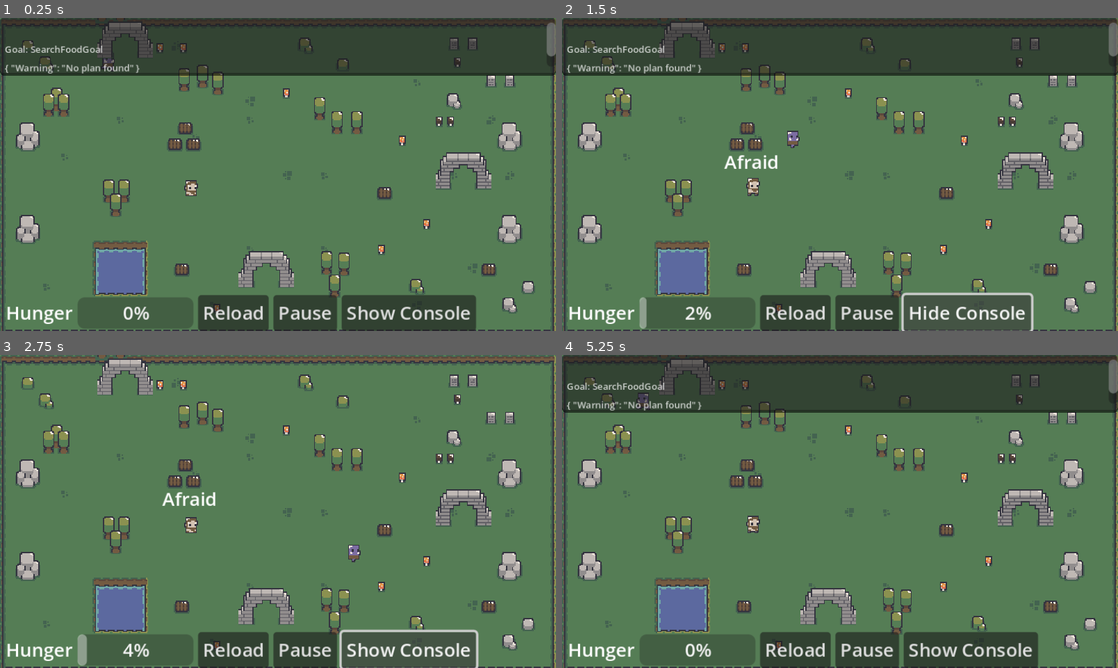
Above: before the commit, frames 1-4 (two rows, left to right).
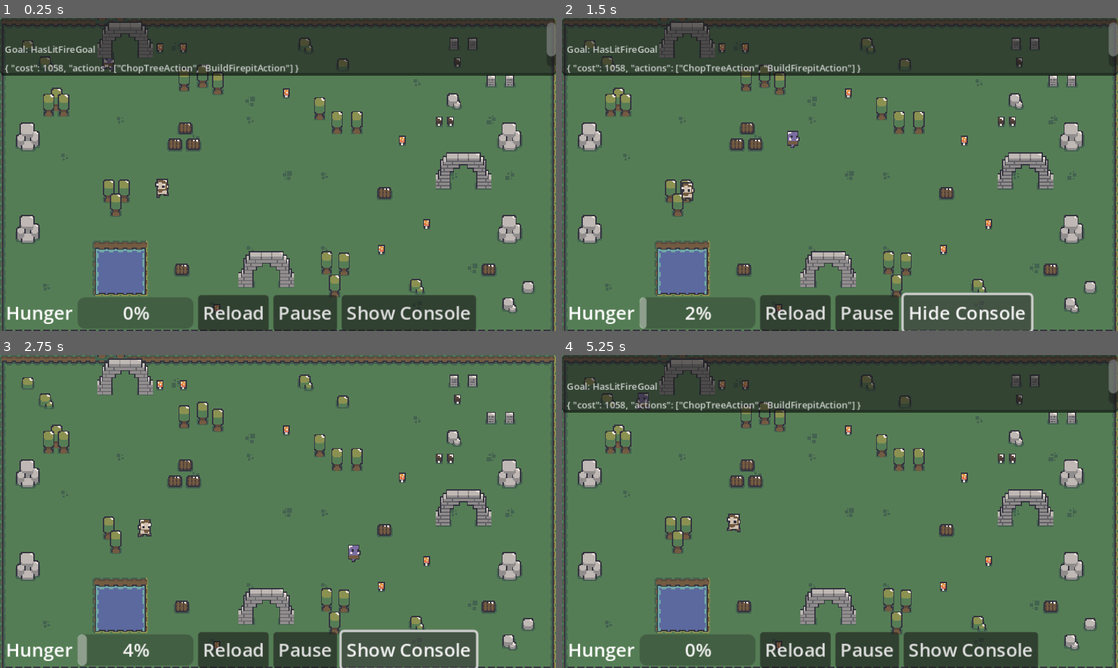
Above: after the commit, the same moments.

Repository: scagliolaluca/Godot2DGoalOrientedActionPlanning
Game: Godot game, scene res://scenes/main.tscn
Two runs of this game, one before a commit and one after it. Both use one fixed random seed, a clock stepped at 60 frames per second and the inputs below.
Inputs:
- Up to frame 1 (0.25 s): no input
- Up to frame 2 (1.5 s): click "Show Console" at 0.5 s; click "Show Console" at 1.25 s
- Up to frame 3 (2.75 s): click "Hide Console" at 2 s
- Up to frame 4 (5.25 s): click "Show Console" at 2.75 s; click "Hide Console" at 3.5 s; click "Reload" at 5 s

The runs differ from the first frame. In frame 1, 1.1% of the frame differs, in the area x 2-54%, y 8-58%; in frame 2, 1.3%, in the area x 2-54%, y 8-59%; in frame 3, 0.6%; in frame 4, 1.1%.

Commit message:
Fixed bugs in action_planner --> works now, Made use of Blackboard, started optimizing prioritys (hunger_value is priority for eating, rest must be adapted to it)

Diff:
--- a/goap/action_planner.gd
+++ b/goap/action_planner.gd
@@ -52,6 +52,7 @@
 			"desired_states": desired_state,
 		}
 	if _build_plans(tree, blackboard):
+
 		return _get_cheapest_plan(_transform_tree_into_array(tree, blackboard))
 	else:
 		WorldState.console_message({"Warning": "No plan found"})
@@ -104,12 +105,38 @@
 						conditions.erase(effect)
 						conditions.merge(action.get_preconditions())
 						if conditions != {}:
-							var next_step ={
-								"action": action,
-								"children": [],
-								"desired_states": conditions
-							}
-							step.children.append(_build_plans(next_step, blackboard))
+
+							#var next_step ={
+							#	"action": action,
+							#	"children": [],
+							#	"desired_states": conditions
+							#	}
+							#valid_plan = true
+							#step.children.append(_build_plans(next_step, blackboard))
+
+							#LucaTEST:
+							for condition in conditions:
+								if WorldState.get_state(condition) == conditions[condition]:
+									var final_step ={
+									"action": action,
+									"children": [],
+									"desired_states": {}
+									}
+
+									#valid_plan = true
+									step.children.append(final_step)
+									valid_plan = true
+								else:
+									var next_step ={
+										"action": action,
+										"children": [],
+										"desired_states": conditions
+										}
+									valid_plan = true
+									if _build_plans(next_step, blackboard):
+										step.children.append(next_step)
+
+
 						else:
 							var final_step ={
 									"action": action,
@@ -118,7 +145,10 @@
 								}
 							step.children.append(final_step)
 							valid_plan = true
+
 	return valid_plan
+	#if valid_plan == true:
+	#	return step
 
 #	var valid_plan = false
 #	#go through all actions and check if they have the d esired effect
--- a/goap/actions/buildFire.gd
+++ b/goap/actions/buildFire.gd
@@ -14,6 +14,7 @@
 		actor.get_parent().add_child(firepit)
 		firepit.position = closest.position
 		WorldState.set_state("has_wood", false)
+		WorldState.set_state("has_firepit", true)
 		return true
 	else:
 		#too far away, need to go to location first
--- a/goap/actions/chop_tree.gd
+++ b/goap/actions/chop_tree.gd
@@ -5,7 +5,13 @@
 func get_clazz(): return "ChopTreeAction"
 
 func get_preconditions():
+	var _has_wood = WorldState.get_state("has_wood")
+	if _has_wood == null:
+		_has_wood = false
+		WorldState.set_state("has_wood", _has_wood)
+
 	return {"has_wood":false}
+
 func get_effects():
 	return {"has_wood":true}
 
@@ -16,7 +22,7 @@
 	#What cost does looking for and chopping a tree have?
 	#return 6
 	#how about the distance to it, capped at a certain point
-	var someTree = WorldState.get_closest_element("tree", _blackboard)
+	var someTree = WorldState.get_closest_element("tree", _blackboard) #reference in function has to be the player
 	if someTree:
 		return max(someTree.position.distance_to(_blackboard.position),10)
 	else:
--- a/goap/actions/collect_mushroom.gd
+++ b/goap/actions/collect_mushroom.gd
@@ -57,5 +57,5 @@
 		#return true
 
 		#use this for food_state = bool
-		WorldState.set_state("has_food", 1)
+		WorldState.set_state("has_food", true)
 		return true
--- a/goap/actions/eat.gd
+++ b/goap/actions/eat.gd
@@ -14,7 +14,11 @@
 func is_valid() -> bool:
 	var food_state = WorldState.get_state("has_food")
 	if not food_state: # same as: food_state == null or food_state == 0:
-		WorldState.set_state("has_food", 0)
+		# for has_food = int: WorldState.set_state("has_food", 0)
+
+		#for has_food = bool:
+		WorldState.set_state("has_food", false)
+
 		return false
 	return true
 
@@ -41,7 +45,7 @@
 	#return {"has_food": -1, "hunger": (WorldState.get_state("hunger") - 30)} #need to acces the mushroom nutrition
 
 	#use this for has_food = bool
-	return {"has_food": false, "hunger": (WorldState.get_state("hunger") - 30)}
+	return {"has_food": false, "is_hungry": false}
 
 #return true, if food is eaten, and hunger is restored
 func perform(_actor, _delta):
--- a/goap/agent.gd
+++ b/goap/agent.gd
@@ -26,10 +26,10 @@
 # when calculating action costs and status (e.g. the actor's position).
 #
 func _process(delta):
-	# TODO: fill with logic
-	#return
-
-	var blackboard = {} # TODO: Fill with information
+	var hungry = false
+	if WorldState.get_state("hunger", 0) > 30:
+		hungry = true
+	var blackboard = {"position": _actor.position, "is_hungry": hungry} # TODO: Fill with information
 
 	var bestGoal = _get_best_goal()
 	if bestGoal != _current_goal:
@@ -57,7 +57,7 @@
 
 	var bestGoal = null
 	for goal in _goals:
-		if goal.is_valid and (bestGoal == null or bestGoal.priority() < goal.priority()):
+		if goal.is_valid() and (bestGoal == null or bestGoal.priority() < goal.priority()):
 			bestGoal = goal
 
 	return bestGoal
@@ -80,6 +80,7 @@
 	#return
 
 	if plan.is_empty() or plan.size() <= _current_plan_step:
+		_current_goal = null
 		return
 
 	var current_action = plan[_current_plan_step]
--- a/goap/goals/calm_down.gd
+++ b/goap/goals/calm_down.gd
@@ -7,9 +7,10 @@
 func is_valid() -> bool:
 	return WorldState.get_state("is_frightened", false)
 
+
 func priority() -> int:
 	# Should be higher than relax, but lower than eating (when very hungry)
-	return 1
+	return 60
 
 func get_desired_state() -> Dictionary:
 	return {"is_frightened": false}
--- a/goap/goals/fireIsBurning.gd
+++ b/goap/goals/fireIsBurning.gd
@@ -12,4 +12,4 @@
 	return WorldState.get_elements("firepit").size() < 1
 
 func priority():
-	return 1
+	return 70
--- a/goap/goals/full.gd
+++ b/goap/goals/full.gd
@@ -6,7 +6,7 @@
 
 #only valid when NPC is hungry
 func is_valid() -> bool:
-	if WorldState.get_state("hunger"):
+	if WorldState.get_state("hunger", 0) > 30:
 		return true
 	else:
 		return false
@@ -14,14 +14,15 @@
 #set prioritys for eating, depending on how hungry the NPC is
 func priority() -> int:
 	var _hunger = WorldState.get_state("hunger", 0)
-	if _hunger <= 30:
-		return 1
-	elif _hunger <= 60:
-		return 10
-	elif _hunger > 80:
-		return 100
-	else:
-		return 20
+	return _hunger
+	#if _hunger <= 30:
+	#	return 0
+	#elif _hunger <= 60:
+	#	return 10
+	#elif _hunger > 80:
+	#	return 100
+	#else:
+	#	return 20
 
 func get_desired_state() -> Dictionary:
-	return {"hunger": 0}
+	return {"is_hungry": false}
--- a/goap/goals/relax.gd
+++ b/goap/goals/relax.gd
@@ -11,4 +11,4 @@
 
 # relax has lower priority compared to other goals
 func priority() -> int:
-	return 1
+	return 0
--- a/goap/goals/search_food.gd
+++ b/goap/goals/search_food.gd
@@ -26,12 +26,16 @@
 	if food_state: #if food available
 		return 0
 	else: #if no food available
-		return 100
+		return 5
 
 func get_desired_state() -> Dictionary:
 	var food_state = WorldState.get_state("has_food")
 	if food_state == null:
 		food_state = 0
-		WorldState.set_state("has_food", food_state)
+		# for food_state = int: WorldState.set_state("has_food", food_state)
+
+		#for food_state = bool:
+		WorldState.set_state("has_food", false)
+
 	#food_state = food_state + 1 #for food_state = int
-	return{"has_food": 1} # for food_state = int: return{"has_food": food_state}
+	return{"has_food": true} # for food_state = int: return{"has_food": food_state}
Not shown: 1 places in scenes/firepit.tscn that only renumber resources
Not shown: 1 places in scenes/main.tscn that only renumber resources
